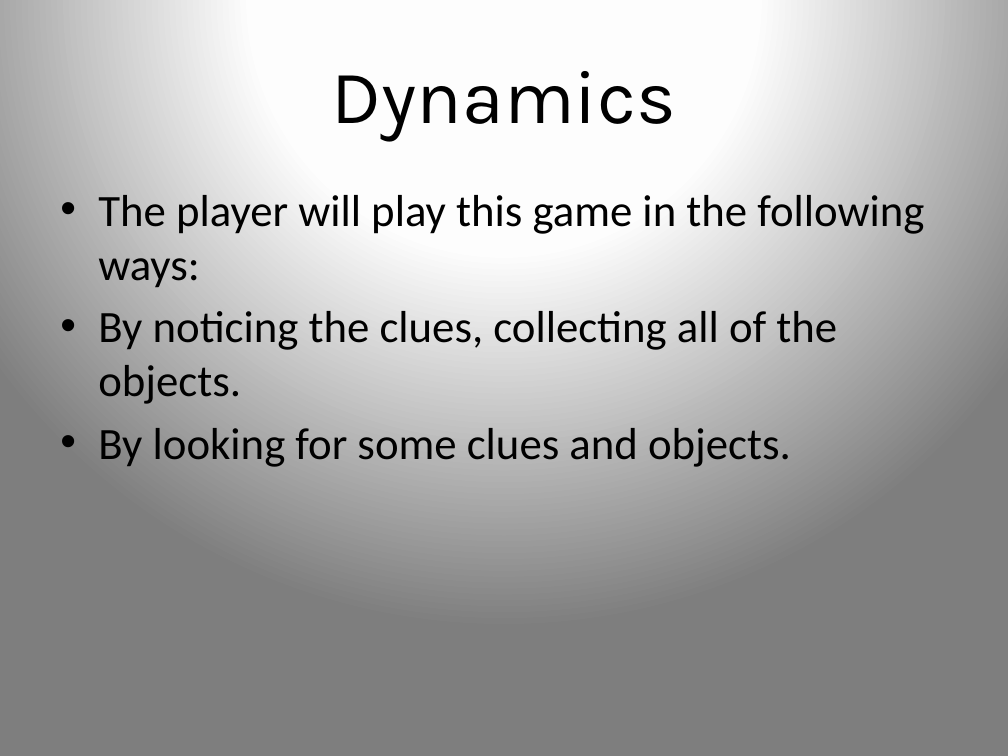
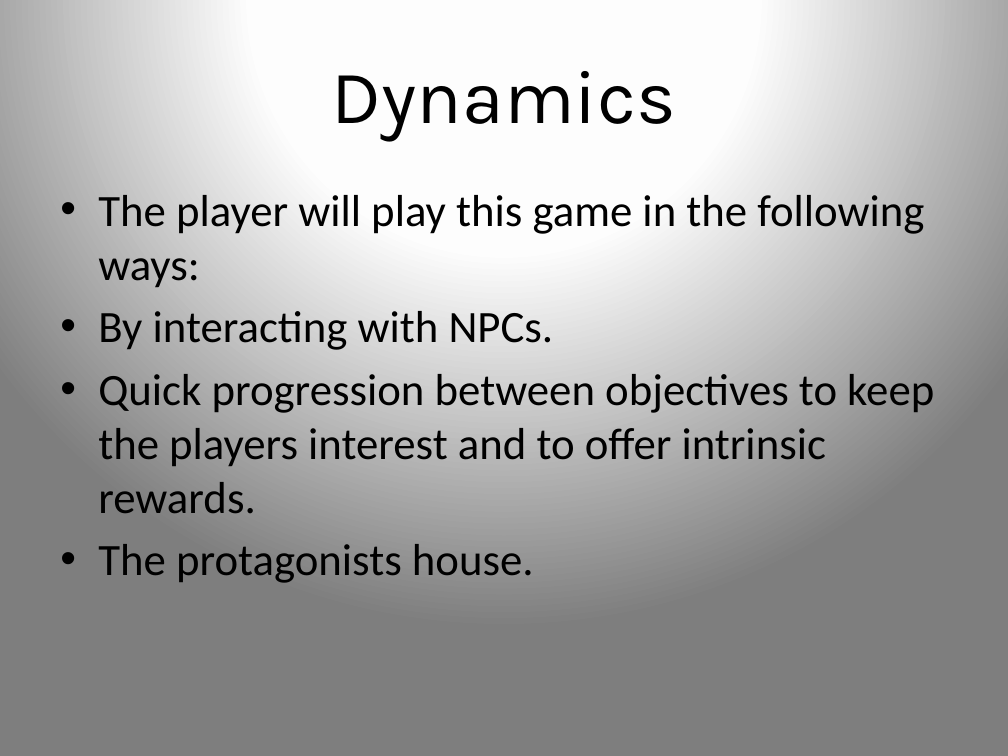
Before and after one commit to UoSGamesGroups/first-semester-l4-5-group-3, a slide deck: slide 5 of Presentations/presentation1.pptx. Drawn at 1008x756 pixels with LibreOffice and Linux fonts; fonts in the diff are those of the drawing. Boxes give left, top, right and bottom in pixels: in the first picture for what was removed or moved away, otherwise in the second. Text is boxed around its words. In the diff, an @@ line names an element or a change of style, - is before the commit and + after.

```diff
--- a/Presentations/presentation1.pptx
+++ b/Presentations/presentation1.pptx
@@ text at <box>98,311,934,583</box>: text changed @@
-• By noticing the clues, collecting all of the objects.
-• By looking for some clues and objects.
+• By interacting with NPCs.
+• Quick progression between objectives to keep the players interest and to offer intrinsic rewards.
+• The protagonists house.
```
Also in this commit, not shown: 5 other slides changed, 1 slide removed, 1 other file.
